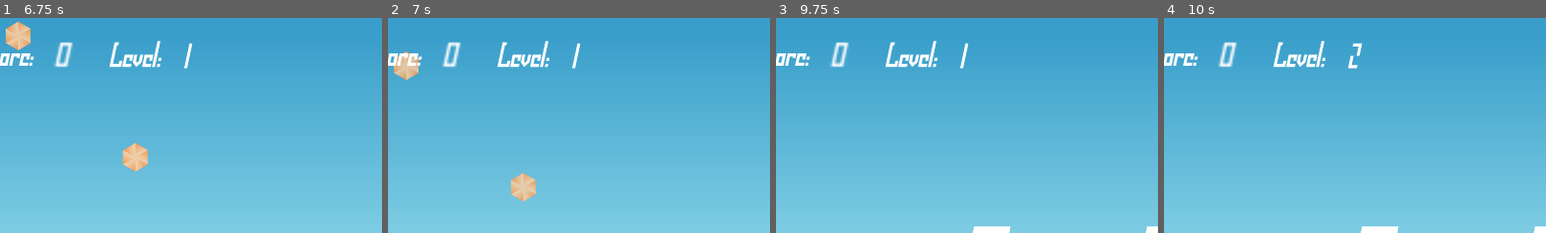
Above: before the commit, frames 1-4 (left to right).
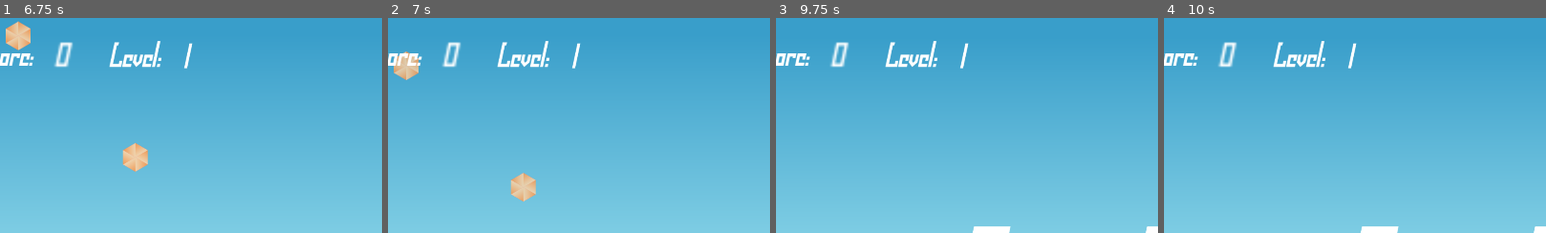
Above: after the commit, the same moments.

Repository: helsana/innoweek_game
Game: Godot game, scene res://World.tscn
Same seed, same stepped clock (60 frames per second), same inputs: the game is played once before the commit and once after it.
Inputs (mouse positions are % of the whole screen's width and height, from its top left):
- Up to frame 1 (6.75 s): click (93, 6) at 0.5 s; move the mouse to (72, 45) at 1.27 s; move the mouse to (30, 55) at 2.02 s; click (93, 6) at 2.75 s; move the mouse to (60, 28) at 3.52 s; move the mouse to (45, 70) at 4.27 s; click (93, 6) at 5 s; move the mouse to (80, 65) at 5.77 s; move the mouse to (20, 35) at 6.52 s
- Up to frame 2 (7 s): no input
- Up to frame 3 (9.75 s): move the mouse to (55, 50) at 7.27 s; tap Enter at 8, 9.5 s; move the mouse to (35, 25) at 8.02 s; tap Space at 8.75 s; move the mouse to (72, 45) at 8.77 s; move the mouse to (30, 55) at 9.52 s
- Up to frame 4 (10 s): no input
The pictures show only the part of the screen within x 7-57%, y 0-50%; the shares and areas given below are measured in that part.

Frames 1-3 are identical in both runs. In frame 4, 0.1% of the frame differs, in the area x 48-52%, y 11-24%.
Error before the commit: Attempt to call function 'stop' in base 'null instance' on a null instance. (res://Button.gd:12)

Commit message:
Fix level and spawn_time

Diff:
--- a/Button.gd
+++ b/Button.gd
@@ -8,9 +8,10 @@
 	get_parent().get_parent().player.position.x = get_viewport().get_mouse_position().x # Accessing individual components of compound variable is faster than assigning Vector2
 	get_parent().get_node("GameOver").visible = false
 	get_parent().get_parent().game_is_running = true
-	get_parent().get_node("Level").text = str(1)
-	$LevelTimer.stop()
+	get_node("/root/World/LevelTimer").start()
+	get_parent().get_node("Level").reset_level()
 	# You can make Spawner children to manage themselves or manage them from their manager or relative to their manager.
-	var spawner = get_node("/root/World/Spawner") # You can always provide also full path to the node.
+	var spawner = get_node("/root/World/Spawner") # You can always provide also full path to the node
+	spawner.spawn_time = 1.0
 	for i in range(0, spawner.get_child_count()): # In for loop you don't have to set length - 1 to compare against the count, you just provide the bound as it is.
 		spawner.get_child(i).queue_free() # We get rid of all the existing falling items.
--- a/Level.gd
+++ b/Level.gd
@@ -15,3 +15,7 @@
 func on_level_change():
 	level += 1
 	text = str(level)
+
+func reset_level():
+	level = 1
+	text = str(level)
--- a/SpawnedItem.gd
+++ b/SpawnedItem.gd
@@ -19,6 +19,7 @@
 	if !world.game_is_running:
 		get_node("/root/World/BackgroundMusic").stop()
 		get_node("/root/World/GameOver").play()
+		get_node("/root/World/LevelTimer").stop()
 		queue_free()
 	else:
 		# elif is a substitute for switch statement. if elif else
--- a/Spawner.gd
+++ b/Spawner.gd
@@ -3,6 +3,7 @@
 @export
 var spawned_item : PackedScene = null
 @export var test = []
+#@export var spawn_time = 1.0
 
 func _ready():
 	print("Spawner")
@@ -32,3 +33,6 @@
 	print("Timeout: ", spawn_time)
 	if spawn_time > 0.1:
 		spawn_time -= 0.1
+
+func reset_spawn_time():
+	spawn_time = 1.0
Not shown, changed: .DS_Store
